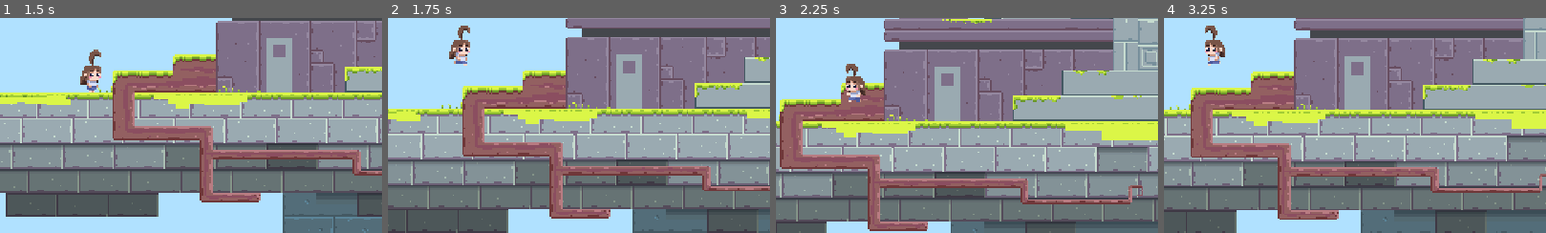
Above: before the commit, frames 1-4 (left to right).
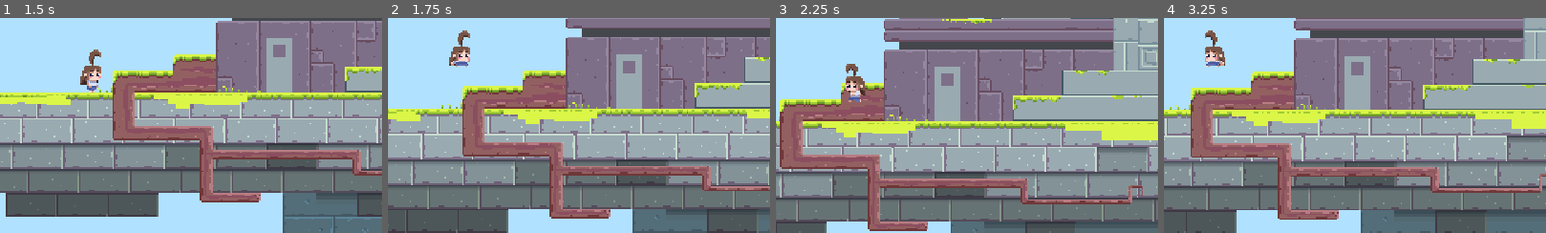
Above: after the commit, the same moments.

Repository: Lemonbrush/ProjectX
Game: Godot game, scene res://Scenes/WorldScenes/DemoWorld.tscn
Two runs of this game, one before a commit and one after it. Both use one fixed random seed, a clock stepped at 60 frames per second and the inputs below.
Inputs (mouse positions are % of the whole screen's width and height, from its top left):
- Up to frame 1 (1.5 s): tap Enter at 0.5 s; move the mouse to (45, 70) at 0.52 s; hold W (jump) 0.53-1.28 s; hold D (right) from 0.53 s (still down); move the mouse to (80, 65) at 1.27 s; click (80, 65) at 1.35 s
- Up to frame 2 (1.75 s): keep holding D (right); tap W (jump) at 1.52, 1.55 s
- Up to frame 3 (2.25 s): tap W (jump) at 1.82 s; move the mouse to (20, 35) at 2.02 s; release D (right) at 2.03 s; hold A (left) from 2.03 s (still down); hold W (jump) from 2.03 s (still down)
- Up to frame 4 (3.25 s): keep holding A (left); move the mouse to (55, 50) at 2.77 s; release W (jump) at 2.78 s; click (55, 50) at 2.85 s; tap W (jump) at 3.02, 3.05 s
The pictures show only the part of the screen within x 43-93%, y 35-85%; the shares and areas given below are measured in that part.

Frame 1 is identical in both runs. In frame 2, 0.7% of the frame differs, in the area x 16-22%, y 3-23%; in frame 3, less than 0.1%; in frame 4, 0.7%, in the area x 10-16%, y 3-23%.

Commit message:
fix jump mechanic

Diff:
--- a/Player/Player.gd
+++ b/Player/Player.gd
@@ -1,7 +1,10 @@
 extends KinematicBody2D
 class_name Player
 
-onready var ground_ray 			= $Body/GroundRay
+onready var ground_ray1 		= $Body/GroundRay1
+onready var ground_ray2 		= $Body/GroundRay2
+onready var ground_ray3 		= $Body/GroundRay3
+onready var ray_array			= [ground_ray1, ground_ray2, ground_ray3]
 onready var body 				= $Body
 onready var solidCheck_area 	= $Body/SolidCheck
 onready var coyoteTimer 		= $CoyoteTimer
@@ -25,6 +28,7 @@
 
 var solid_check        			= 0
 
+var jump_buffer					= 0.5
 var jump_speed 					= -210
 var jump_release				= jump_speed * 0.2
 var jumpTerminationMultiplier	= 3
@@ -90,6 +94,8 @@
 			snap.y = SNAP
 	else:
 		if glide:
+			#if velocity.y > jump_glide_speed:
+			#	velocity.y = jump_glide_speed
 			velocity.y += jump_glide_speed * delta
 		elif is_jumping:
 			if !jump:
@@ -173,8 +179,14 @@
 ############################## Helper Functions ##############################
 
 func ray_ground_update():
-	ground_ray.force_raycast_update()
-	is_ray_ground_detected = ground_ray.is_colliding()
+	var is_colliding = false
+
+	for ray in ray_array:
+		ray.force_raycast_update()
+		if ray.is_colliding():
+			is_colliding = true
+
+	is_ray_ground_detected = is_colliding
 
 func facing_direction():
 	if abs(direction) > 0.0:
--- a/Player/Player.tscn
+++ b/Player/Player.tscn
@@ -47,7 +47,8 @@
 
 [sub_resource type="Animation" id=8]
 resource_name = "Jump_simple"
-length = 0.2
+length = 0.45
+step = 0.05
 tracks/0/type = "value"
 tracks/0/path = NodePath("Body/Sprite:frame")
 tracks/0/interp = 2
@@ -55,10 +56,10 @@
 tracks/0/imported = false
 tracks/0/enabled = true
 tracks/0/keys = {
-"times": PoolRealArray( 0, 0.1 ),
-"transitions": PoolRealArray( 1, 1 ),
+"times": PoolRealArray( 0, 0.15, 0.35 ),
+"transitions": PoolRealArray( 1, 1, 1 ),
 "update": 1,
-"values": [ 19, 20 ]
+"values": [ 19, 20, 21 ]
 }
 
 [sub_resource type="Animation" id=3]
@@ -171,8 +172,20 @@
 vframes = 5
 frame = 76
 
-[node name="GroundRay" type="RayCast2D" parent="Body"]
+[node name="GroundRay1" type="RayCast2D" parent="Body"]
+position = Vector2( -4, 1 )
+enabled = true
+cast_to = Vector2( 0, 1 )
+collision_mask = 3
+
+[node name="GroundRay2" type="RayCast2D" parent="Body"]
 position = Vector2( 0, 1 )
+enabled = true
+cast_to = Vector2( 0, 1 )
+collision_mask = 3
+
+[node name="GroundRay3" type="RayCast2D" parent="Body"]
+position = Vector2( 4, 1 )
 enabled = true
 cast_to = Vector2( 0, 1 )
 collision_mask = 3
--- a/Player/Run.gd
+++ b/Player/Run.gd
@@ -14,11 +14,27 @@
 	state_check()
 
 func state_check():
+	if player.is_grounded:
+		if abs(player.direction) < 0.01:
+			_state_machine.transition_to("Idle", {})
+	else:
+		if player.is_jumping && !player.is_gliding:
+			if player.jump:
+				_state_machine.transition_to("Jump")
+		else:
+			player.coyoteTimer.wait_time = player.jump_buffer
+			player.coyoteTimer.start()
 
-	if player.glide:
-		_state_machine.transition_to("Jump_glide")
-	elif abs(player.direction) < 0.01:
-		_state_machine.transition_to("Idle", {})
+			var y = player.velocity.y
+
+			if player.glide:
+				_state_machine.transition_to("Jump_glide")
+			elif abs(y) < player.jump_top_speed:
+				_state_machine.transition_to("Jump_top", {})
+			elif y > 0.0:
+				_state_machine.transition_to("Jump_fall", {})
+			elif y < 0.0:
+				_state_machine.transition_to("Jump")
 
 func enter(_msg: Dictionary = {}):
 	player.speed = player.max_run_speed
Binary file removed: Assets/Sofa/SofaIdle.png
Not shown, removed: Assets/Sofa/SofaIdle.png.import
Binary file removed: Assets/Sofa/SofaRun.png
Not shown, removed: Assets/Sofa/SofaRun.png.import
Binary file changed: Assets/Sofa/SofaSpriteSheet.png
